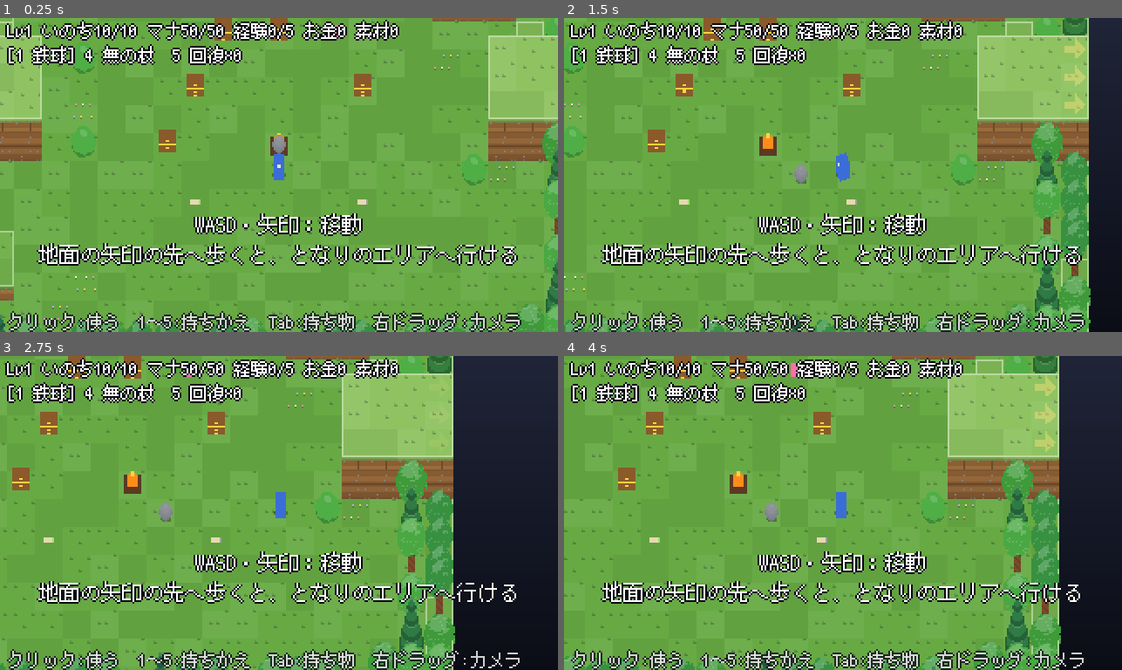
Above: before the commit, frames 1-4 (two rows, left to right).
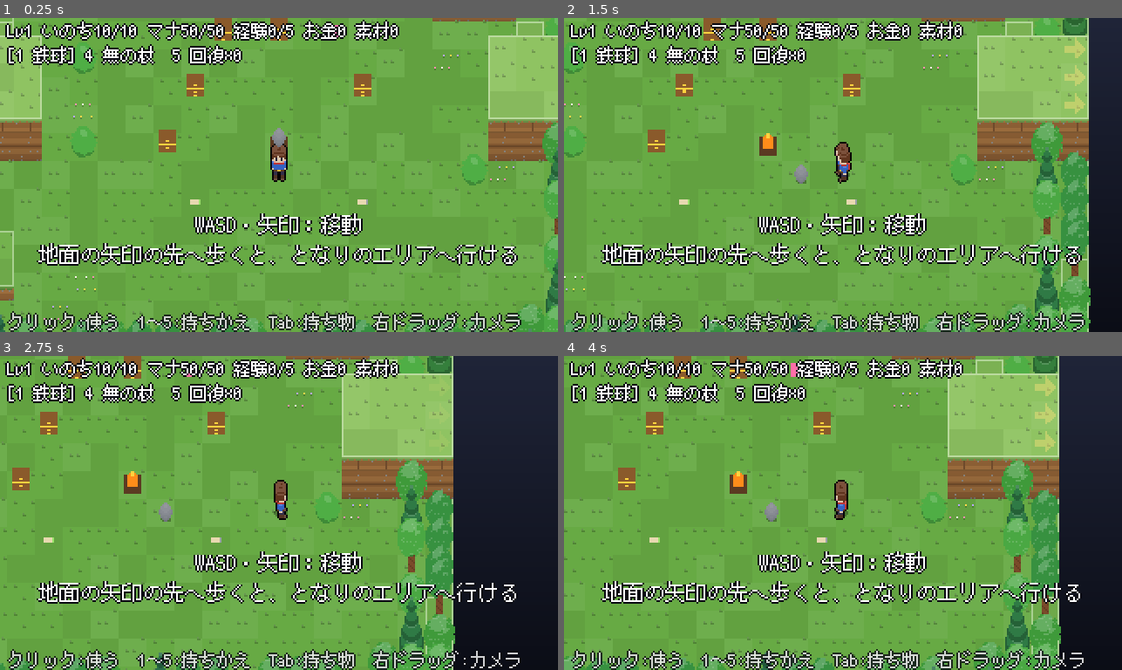
Above: after the commit, the same moments.

Repository: MiyazakiTakumi-724/dot-3d-game
Game: Godot game, scene res://scenes/field.tscn
The game is run twice, just before and just after one commit, with the same random seed, the same clock (stepped at 60 frames per second) and the same inputs.
Inputs (mouse positions are in pixels of both pictures, inside the frame that each line leads up to):
- Up to frame 1 (0.25 s): no input
- Up to frame 2 (1.5 s): tap Enter at 0.5 s; move the mouse to (965, 159) at 0.52 s; hold Right 0.53-1.25 s; tap Space at 0.6, 0.77, 1.07 s; click (965, 159) at 0.67 s; drag from (731, 190) to (815, 237) at 1.27 s
- Up to frame 3 (2.75 s): move the mouse to (334, 443) at 2.02 s; hold Right from 2.03 s (still down); tap Alt at 2.1 s; tap Space at 2.3 s
- Up to frame 4 (4 s): release Right at 2.75 s; drag from (815, 575) to (675, 465) at 2.77 s; tap Space at 3.5, 3.77, 3.8 s; move the mouse to (1010, 560) at 3.52 s; hold Left from 3.53 s (still down); tap 1 at 3.6 s

The runs differ from the first frame. In frame 1, 0.4% of the frame differs, in the area x 48-52%, y 35-53%; in frame 2, 0.3%; in frame 3, 0.3%; in frame 4, 0.3%.

Commit message:
主人公の姿をボクセルのちびキャラに作り直し、手に持つ物と防具が見えるようにする
- HeroModel を足した（14×14×18、頭の大きいちびキャラ。上の面は明るく、横は暗く）
- 剣・弓・杖（先の玉の色が杖の種類）・回復の薬を手に持った姿になり、防具を着ると胸当てと肩当てが出る
- 主人公のまわりに暗いふちを描く。しゃがむと足の分だけ体が下がる
- 鉄球は手に持つ物に選んでいる間だけ頭の上に見える（Ball.stowed）。乗せる高さを新しい姿に合わせた
- インベントリの姿は、選んでいる枠の品物を持つ
- 画面確認の引数 --gear・--hold を足した

Co-Authored-By: Claude Opus 5.5 <noreply@anthropic.com>
Claude-Session: https://claude.ai/code/session_01V8ZRqLWkvLDpNQ265CHHcT

Diff:
--- a/scripts/game/ball.gd
+++ b/scripts/game/ball.gd
@@ -1,9 +1,12 @@
 class_name Ball
 extends StackSprite
-## 鉄球の見た目。持っている間は頭の上に乗せて描く。強い鉄球は赤黒く描く。
+## 鉄球の見た目。持っていて手に持つ物に選んでいる間は、頭の上に乗せて描く（stowed の間は描かない）。強い鉄球は赤黒く描く。
 ## 落とす・拾う操作は各ステージが読む（試作1は X/Z、試作2は左クリックと歩いて拾う）。
 
-const HELD_LIFT_PX := 14.0
+const HELD_LIFT_PX := 18.0  ## 主人公（HeroModel、18段）の頭の上
+
+## true の間は、持っていても描かない（ほかの物を手に持っているとき）
+var stowed := false
 
 var rules_ball := IronBall.new()
 var player: Player
@@ -36,6 +39,7 @@
 	if shadow != shadow_radius:
 		shadow_radius = shadow
 		queue_redraw()
+	force_hidden = stowed and rules_ball.state == IronBall.State.HELD
 	if rules_ball.state == IronBall.State.HELD:
 		world_pos = player.mover.pos
 		base_height = player.mover.height
--- a/scripts/game/field.gd
+++ b/scripts/game/field.gd
@@ -335,6 +335,8 @@
 	if bow.charging and (hotbar.selected != Hotbar.Item.BOW or menu.is_open() or area_state.result != AreaState.Result.PLAYING):
 		bow.cancel()
 	player.charge = bow.rate() if bow.charging else -1.0
+	player.set_look(held_look(), run.inventory.equipment.current(Equipment.Slot.ARMOR))
+	ball.stowed = hotbar.selected != Hotbar.Item.IRON_BALL
 	if not _warm_queue.is_empty() and not is_switching():
 		Terrain.warm(_warm_queue, WARM_BUDGET_MS)
 	if is_switching():
@@ -601,6 +603,15 @@
 			_popup(e.walker.pos, e.walker.height, dmg, Color.WHITE)
 	return true
 
+## 主人公が手に持って見せる物（HeroModel）。剣・弓・杖は品物の id、回復は "heal"、鉄球は ""（頭の上に乗せる）。
+func held_look() -> String:
+	match hotbar.selected:
+		Hotbar.Item.SWORD, Hotbar.Item.BOW, Hotbar.Item.STAFF:
+			return run.inventory.equipment.current(Hotbar.WEAPON_SLOT[hotbar.selected])
+		Hotbar.Item.HEAL:
+			return "heal"
+	return ""
+
 ## 剣は左ボタンを押したままでも、振れるようになるたびに振る。
 func _hold_to_swing() -> void:
 	var held := hotbar.selected == Hotbar.Item.SWORD or hotbar.selected == Hotbar.Item.STAFF
@@ -1236,7 +1247,7 @@
 ## `-- --screenshot=path.png` で数フレーム後に画面を保存して終了する（確認用）。
 ## `--area=hills` でエリア、`--player=x,y` で位置、`--angle=0.8` でカメラ角度。`--fps` で平均FPSを出す。
 ## `--offset=dx,dy` でプレイヤーをマスの中心からずらす。`--ball=dx,dy` で鉄球をプレイヤーからずらして地面に置く。
-## `--inventory` でインベントリを開いた画面（`--inventory=stats` でステータスのページ、`--inventory=staff` で試しの杖を持って杖の欄）。`--exp=30` で経験値を足す。
+## `--gear` で試しの武器と防具を持ち、`--hold=2` で手に持つ物を選ぶ。`--inventory` でインベントリを開いた画面（`--inventory=stats` でステータスのページ、`--inventory=staff` で試しの杖を持って杖の欄）。`--exp=30` で経験値を足す。
 func _maybe_screenshot() -> void:
 	var path := ""
 	var measure_fps := false
@@ -1271,6 +1282,12 @@
 					run.inventory.equipment.gain(id)
 				menu.selected_slot = Equipment.Slot.STAFF
 			get_tree().create_timer(0.05).timeout.connect(open_inventory)
+		elif a == "--gear":
+			for id in ["sword_1", "bow_1", "staff_fire_3", "armor_1"]:
+				run.inventory.equipment.gain(id)
+			apply_stats()
+		elif a.begins_with("--hold="):
+			hotbar.select_slot(int(a.trim_prefix("--hold=")), run.inventory.equipment)
 		elif a.begins_with("--exp="):
 			run.stats.add_exp(int(a.trim_prefix("--exp=")))
 			apply_stats()
--- /dev/null
+++ b/scripts/game/hero_model.gd
@@ -0,0 +1,165 @@
+class_name HeroModel
+extends RefCounted
+## 主人公の姿（ボクセル）。頭の大きいちびキャラで、手に持つ物と防具が姿で分かる。
+## 前は +y、上は +z。体の真ん中が模型の真ん中（SIZE の半分）に来る。
+## build(手に持つ品物の id, 防具の id) で作る。持つ物：剣・弓・杖は品物の id、回復は "heal"、何も持たない（鉄球）は ""。
+
+const SIZE := Vector3i(14, 14, 18)
+
+const SKIN := Color("f4dcc0")
+const CHEEK := Color("f6a7a7")
+const EYE := Color("2a2238")
+const HAIR := Color("6b3a22")
+const TUNIC := Color("3b6dd8")
+const PANTS := Color("3a3552")
+const BOOTS := Color("5a3a28")
+const BELT := Color("6b4426")
+const GOLD := Color("e8c04a")
+const SCARF := Color("d23c3c")
+const ARMOR_COLOR := Color("aab6c6")
+const STEEL := Color("dfe6ee")
+const WOOD := Color("9a6a3a")
+const STRING := Color("eee4cc")
+const NONE_ORB := Color("c8b6ff")
+const FIRE_ORB := Color("ff7a2e")
+const POTION := Color("ff6fa8")
+
+static var _cache := {}
+
+## 姿を作る（同じ組み合わせは使い回す）。上を向いた面は明るく、横の面は暗くしてある。
+static func build(held: String, armor: String) -> VoxelModel:
+	var key := held + "|" + armor
+	if not _cache.has(key):
+		_cache[key] = _shade(raw(held, armor))
+	return _cache[key]
+
+## 影をつける前の姿。
+static func raw(held: String, armor: String) -> VoxelModel:
+	var m := VoxelModel.new()
+	m.size = SIZE
+	_body(m)
+	if armor != "":
+		_armor(m)
+	match ItemCatalog.slot(held) if ItemCatalog.exists(held) else -1:
+		Equipment.Slot.SWORD:
+			_sword(m)
+		Equipment.Slot.BOW:
+			_bow(m)
+		Equipment.Slot.STAFF:
+			_staff(m, orb_color(held))
+	if held == "heal":
+		_potion(m)
+	return m
+
+## 杖の先の玉の色（杖の種類で決まる）。
+static func orb_color(staff_id: String) -> Color:
+	if staff_id.begins_with("staff_fire"):
+		return FIRE_ORB
+	return NONE_ORB
+
+static func _fill(m: VoxelModel, from: Vector3i, to: Vector3i, c: Color) -> void:
+	for z in range(from.z, to.z + 1):
+		for y in range(from.y, to.y + 1):
+			for x in range(from.x, to.x + 1):
+				m.set_voxel(Vector3i(x, y, z), c)
+
+static func _clear(m: VoxelModel, p: Vector3i) -> void:
+	m.set_voxel(p, Color(0, 0, 0, 0))
+
+static func _body(m: VoxelModel) -> void:
+	# 足（くつは前へ少し出す）とズボン
+	for lx in [4, 8]:
+		_fill(m, Vector3i(lx, 6, 0), Vector3i(lx + 1, 8, 1), BOOTS)
+		m.set_voxel(Vector3i(lx, 9, 0), BOOTS)
+		m.set_voxel(Vector3i(lx + 1, 9, 0), BOOTS)
+		_fill(m, Vector3i(lx, 6, 2), Vector3i(lx + 1, 8, 3), PANTS)
+	# 胴（服）とベルト
+	_fill(m, Vector3i(4, 5, 4), Vector3i(9, 8, 8), TUNIC)
+	_fill(m, Vector3i(4, 5, 4), Vector3i(9, 8, 4), BELT)
+	m.set_voxel(Vector3i(6, 8, 4), GOLD)
+	m.set_voxel(Vector3i(7, 8, 4), GOLD)
+	# 腕（そで）と手
+	for ax in [3, 10]:
+		_fill(m, Vector3i(ax, 6, 5), Vector3i(ax, 7, 8), TUNIC)
+		_fill(m, Vector3i(ax, 6, 4), Vector3i(ax, 7, 4), SKIN)
+	# 首のマフラー（後ろに垂れる）
+	_fill(m, Vector3i(4, 5, 8), Vector3i(9, 8, 8), SCARF)
+	_fill(m, Vector3i(8, 4, 5), Vector3i(9, 4, 8), SCARF)
+	# 頭（大きめ）
+	_fill(m, Vector3i(3, 4, 9), Vector3i(10, 9, 15), SKIN)
+	# 髪：てっぺん、後ろ、横、前髪
+	_fill(m, Vector3i(3, 4, 14), Vector3i(10, 9, 15), HAIR)
+	_fill(m, Vector3i(3, 4, 10), Vector3i(10, 5, 15), HAIR)
+	_fill(m, Vector3i(3, 4, 11), Vector3i(3, 9, 15), HAIR)
+	_fill(m, Vector3i(10, 4, 11), Vector3i(10, 9, 15), HAIR)
+	for bx in [4, 5, 7, 8, 9]:
+		m.set_voxel(Vector3i(bx, 9, 13), HAIR)
+	_fill(m, Vector3i(6, 6, 16), Vector3i(7, 7, 16), HAIR)  # アホ毛
+	m.set_voxel(Vector3i(7, 7, 17), HAIR)
+	# 頭の角を落として丸くする（縦の4つの角と、てっぺん・あごのふち）
+	for z in range(9, 16):
+		for c in [Vector2i(3, 4), Vector2i(10, 4), Vector2i(3, 9), Vector2i(10, 9)]:
+			_clear(m, Vector3i(c.x, c.y, z))
+	for z in [9, 15]:
+		for x in range(3, 11):
+			_clear(m, Vector3i(x, 4, z))
+			_clear(m, Vector3i(x, 9, z))
+		for y in range(4, 10):
+			_clear(m, Vector3i(3, y, z))
+			_clear(m, Vector3i(10, y, z))
+	# 目とほお
+	for ex in [5, 8]:
+		_fill(m, Vector3i(ex, 9, 11), Vector3i(ex, 9, 12), EYE)
+	m.set_voxel(Vector3i(4, 9, 10), CHEEK)
+	m.set_voxel(Vector3i(9, 9, 10), CHEEK)
+
+static func _armor(m: VoxelModel) -> void:
+	# 胸当てと肩当て
+	_fill(m, Vector3i(4, 8, 5), Vector3i(9, 8, 7), ARMOR_COLOR)
+	_fill(m, Vector3i(4, 5, 5), Vector3i(4, 8, 7), ARMOR_COLOR)
+	_fill(m, Vector3i(9, 5, 5), Vector3i(9, 8, 7), ARMOR_COLOR)
+	for ax in [3, 10]:
+		_fill(m, Vector3i(ax, 5, 8), Vector3i(ax, 8, 8), ARMOR_COLOR)
+
+## 剣：右手に持ち、前へ突き出す。
+static func _sword(m: VoxelModel) -> void:
+	_fill(m, Vector3i(11, 6, 5), Vector3i(11, 7, 5), BELT)  # 柄
+	_fill(m, Vector3i(10, 8, 5), Vector3i(12, 8, 5), GOLD)  # つば
+	_fill(m, Vector3i(11, 9, 5), Vector3i(11, 13, 5), STEEL)  # 刃
+
+## 弓：両手で前に構える（上から見て弧が見えるように、横に寝かせる）。
+static func _bow(m: VoxelModel) -> void:
+	var limb := [Vector2i(1, 10), Vector2i(2, 11), Vector2i(3, 12), Vector2i(4, 12), Vector2i(5, 13), Vector2i(6, 13),
+		Vector2i(7, 13), Vector2i(8, 13), Vector2i(9, 12), Vector2i(10, 12), Vector2i(11, 11), Vector2i(12, 10)]
+	for p: Vector2i in limb:
+		_fill(m, Vector3i(p.x, p.y, 5), Vector3i(p.x, p.y, 6), WOOD)
+	_fill(m, Vector3i(2, 10, 6), Vector3i(11, 10, 6), STRING)
+	# 両手を前へ
+	for ax in [3, 10]:
+		_fill(m, Vector3i(ax, 8, 5), Vector3i(ax, 9, 5), SKIN)
+
+## 杖：右手で立てて持つ。先の玉の色で杖の種類が分かる。
+static func _staff(m: VoxelModel, orb: Color) -> void:
+	_fill(m, Vector3i(11, 8, 1), Vector3i(11, 8, 13), WOOD)
+	_fill(m, Vector3i(10, 8, 15), Vector3i(12, 8, 15), orb)
+	_fill(m, Vector3i(11, 7, 14), Vector3i(11, 9, 16), orb)
+	m.set_voxel(Vector3i(11, 8, 15), orb.lightened(0.5))
+
+## 回復の薬：右手に持つ。
+static func _potion(m: VoxelModel) -> void:
+	_fill(m, Vector3i(11, 7, 4), Vector3i(12, 8, 6), POTION)
+	m.set_voxel(Vector3i(11, 7, 7), BELT)
+
+## 上が空いているボクセル（上を向いた面）は明るく、ほかは少し暗くする。
+static func _shade(src: VoxelModel) -> VoxelModel:
+	var m := VoxelModel.new()
+	m.size = src.size
+	for z in src.size.z:
+		for y in src.size.y:
+			for x in src.size.x:
+				var c := src.get_voxel(Vector3i(x, y, z))
+				if c.a <= 0.0:
+					continue
+				var top := src.get_voxel(Vector3i(x, y, z + 1)).a <= 0.0
+				m.set_voxel(Vector3i(x, y, z), c.lightened(0.12) if top else c.darkened(0.1))
+	return m
--- a/scripts/game/inventory_menu.gd
+++ b/scripts/game/inventory_menu.gd
@@ -72,7 +72,7 @@
 	_portrait.camera = _portrait_cam
 	_portrait.always_redraw = true
 	_portrait.shadow_radius = 4.0
-	_portrait.set_model(Player.body_model())
+	_portrait.set_model(HeroModel.build("", ""))
 	holder.add_child(_portrait)
 	# 左に武器、右に防具の枠
 	for i in Equipment.WEAPONS.size():
@@ -216,8 +216,18 @@
 				var on: bool = settings.easy_mode == easy
 				_difficulty_buttons[easy].text = ("● " if on else "○ ") + ("簡単" if easy else "普通")
 
+## 主人公の姿に出す物：[手に持つ物, 防具]。剣・弓・杖の枠を選んでいるときは、その枠の品物を持たせる。
+func portrait_look() -> Array:
+	var eq := run.inventory.equipment
+	var held := ""
+	if selected_slot in [Equipment.Slot.SWORD, Equipment.Slot.BOW, Equipment.Slot.STAFF]:
+		held = eq.current(selected_slot)
+	return [held, eq.current(Equipment.Slot.ARMOR)]
+
 func _refresh_equip() -> void:
 	var eq := run.inventory.equipment
+	var look := portrait_look()
+	_portrait.set_model(HeroModel.build(look[0], look[1]))
 	for slot in _slot_buttons:
 		var b: Button = _slot_buttons[slot]
 		b.text = weapon_label(slot, eq.current(slot))
--- a/scripts/game/player.gd
+++ b/scripts/game/player.gd
@@ -26,7 +26,11 @@
 var can_crouch := false
 var crouching := false
 const CROUCH_SPEED := 0.5
-const CROUCH_HIDE_LAYERS := 4  ## しゃがむと上の輪切りをこれだけ描かない
+const CROUCH_HIDE_LAYERS := 4  ## しゃがむと下の輪切り（足）をこれだけ描かず、体を下げる
+const OUTLINE_COLOR := Color(0.09, 0.07, 0.12)  ## 体のまわりのふち（草の上でも見分けやすく）
+## 今の姿（手に持つ物と防具）。set_look で変える
+var held_look := ""
+var armor_look := ""
 ## 回転斬りの見た目
 var _spin_t := 0.0
 ## 弓のチャージ率（0.3〜1.0）。溜めていなければ負。頭の上にバーを出す
@@ -50,16 +54,16 @@
 	sort_by_cell = true
 	always_redraw = true  # 向きが変わる
 	shadow_radius = 4.0
-	set_model(body_model())
+	set_model(HeroModel.build(held_look, armor_look))
 	_sync()
 
-## 主人公の形。インベントリ画面の姿にも使う。
-static func body_model() -> VoxelModel:
-	var m := VoxelModel.box(Vector3i(6, 6, 10), Color("3b6dd8"))
-	for y in 2:  # 顔の向きが分かるように前側に目印
-		for x in 2:
-			m.set_voxel(Vector3i(2 + x, 5, 7 + y), Color("f4e1c1"))
-	return m
+## 姿を変える（手に持つ物の品物 id と防具の id。HeroModel.build）。同じなら何もしない。
+func set_look(held: String, armor: String) -> void:
+	if held == held_look and armor == armor_look:
+		return
+	held_look = held
+	armor_look = armor
+	set_model(HeroModel.build(held, armor))
 
 ## amount のダメージを受ける。無敵の間は受けない。受けたら true。
 func take_hit(amount := 1) -> bool:
@@ -157,10 +161,17 @@
 	# 向いている方向の目印が回るよう、モデルの「前」(+y) を facing に合わせる
 	var face_angle := mover.facing.angle() - PI / 2
 	_draw_shadow()
-	var n := _layers.size() - (CROUCH_HIDE_LAYERS if crouching else 0)
-	for i in n:
+	var skip := CROUCH_HIDE_LAYERS if crouching else 0
+	var rot := face_angle - camera.angle
+	# 先に全部の輪切りを上下左右へ1pxずらして暗い色で描き、ふちにする
+	for i in range(skip, _layers.size()):
 		var t := _layers[i]
-		draw_set_transform(Vector2(0, -i), face_angle - camera.angle, Vector2.ONE)
+		for off in [Vector2.LEFT, Vector2.RIGHT, Vector2.UP, Vector2.DOWN]:
+			draw_set_transform(Vector2(0, skip - i) + off, rot, Vector2.ONE)
+			draw_texture(t, -t.get_size() * 0.5, OUTLINE_COLOR)
+	for i in range(skip, _layers.size()):
+		var t := _layers[i]
+		draw_set_transform(Vector2(0, skip - i), rot, Vector2.ONE)
 		draw_texture(t, -t.get_size() * 0.5)
 	draw_set_transform(Vector2.ZERO, 0.0, Vector2.ONE)
 	if _swing_t > 0.0:
@@ -171,7 +182,7 @@
 	if _spin_t > 0.0:
 		draw_arc(Vector2(0, -4), 16.0, 0.0, TAU, 20, Color(1, 1, 1, 0.9), 2.0)
 	if charge >= 0.0:
-		var y := -_layers.size() - 24.0  # 頭の上の鉄球よりさらに上
+		var y := -_layers.size() - 4.0  # 頭の上（弓を持っている間は、鉄球は頭に乗せていない）
 		var k := (charge - Bow.MIN_RATE) / (1.0 - Bow.MIN_RATE)
 		draw_rect(Rect2(-7, y, 14, 3), Color(0.05, 0.05, 0.08))
 		draw_rect(Rect2(-6, y + 1, 12.0 * k, 1), Color("ffd23f") if k >= 1.0 else Color("e8d9b0"))
--- a/tests/test_field.gd
+++ b/tests/test_field.gd
@@ -753,3 +753,30 @@
 	assert_true(f.settings.easy_mode)
 	f.hurt_player(4)
 	assert_eq(f.player.hp, 8)
+
+## 主人公の姿は、手に持つ物と防具で変わる。鉄球は、手に持つ物に選んでいる間だけ頭の上に見える
+func test_hero_look_follows_held_item():
+	var eq: Equipment = f.run.inventory.equipment
+	f._process(0.016)
+	assert_eq(f.player.held_look, "")
+	assert_false(f.ball.stowed)
+	assert_true(f.hotbar.select_slot(4, eq))
+	f._process(0.016)
+	assert_eq(f.player.held_look, "staff_none_1")
+	assert_true(f.ball.stowed)
+	eq.gain("sword_1")
+	eq.gain("armor_1")
+	assert_true(f.hotbar.select_slot(2, eq))
+	f._process(0.016)
+	assert_eq([f.player.held_look, f.player.armor_look], ["sword_1", "armor_1"])
+	assert_same(f.player._layers, HeroModel.build("sword_1", "armor_1").textures())
+
+## インベントリの姿は、選んでいる枠の品物を持つ
+func test_portrait_holds_selected_slot_item():
+	f.run.inventory.equipment.gain("staff_fire_3")
+	f.run.inventory.equipment.equip("staff_fire_3")
+	f.open_inventory()
+	f.menu.select_slot(Equipment.Slot.STAFF)
+	assert_eq(f.menu.portrait_look(), ["staff_fire_3", ""])
+	f.menu.select_slot(Equipment.Slot.BALL)
+	assert_eq(f.menu.portrait_look(), ["", ""])
--- /dev/null
+++ b/tests/test_hero_model.gd
@@ -0,0 +1,59 @@
+extends GutTest
+## 主人公のモデル（HeroModel）。手に持つ物と防具が、姿で分かる。
+
+func _count(m: VoxelModel, c: Color) -> int:
+	var n := 0
+	for z in m.size.z:
+		for y in m.size.y:
+			for x in m.size.x:
+				if m.get_voxel(Vector3i(x, y, z)).is_equal_approx(c):
+					n += 1
+	return n
+
+func _front_most(m: VoxelModel) -> int:
+	var best := -1
+	for z in m.size.z:
+		for y in m.size.y:
+			for x in m.size.x:
+				if m.get_voxel(Vector3i(x, y, z)).a > 0.0:
+					best = maxi(best, y)
+	return best
+
+func _top_most(m: VoxelModel) -> int:
+	var best := -1
+	for z in m.size.z:
+		for y in m.size.y:
+			for x in m.size.x:
+				if m.get_voxel(Vector3i(x, y, z)).a > 0.0:
+					best = maxi(best, z)
+	return best
+
+## どの姿も同じ大きさ（輪切りの数が変わらないので、上に出す鉄球やバーの位置がずれない）。大きさは偶数で、真ん中が体の真ん中
+func test_same_size_for_all_looks():
+	for held in ["", "sword_1", "bow_1", "staff_none_1", "staff_fire_9", "heal"]:
+		var m := HeroModel.build(held, "")
+		assert_eq(m.size, HeroModel.SIZE, held)
+	assert_eq(HeroModel.SIZE.x % 2, 0)
+	assert_eq(HeroModel.SIZE.y % 2, 0)
+
+## 剣は前（+y）へ突き出していて、何も持たないときより前まである
+func test_sword_points_forward():
+	assert_gt(_front_most(HeroModel.build("sword_1", "")), _front_most(HeroModel.build("", "")))
+
+## 杖は頭の横に、頭のてっぺんの高さまで立っていて、先の玉の色が杖の種類で違う
+func test_staff_stands_up_with_colored_orb():
+	var tip := Vector3i(11, 8, 16)
+	assert_eq(HeroModel.raw("", "").get_voxel(tip).a, 0.0)
+	assert_eq(HeroModel.raw("staff_none_1", "").get_voxel(tip), HeroModel.NONE_ORB)
+	assert_eq(HeroModel.raw("staff_fire_3", "").get_voxel(tip), HeroModel.FIRE_ORB)
+	assert_eq(HeroModel.orb_color("staff_fire_9"), HeroModel.FIRE_ORB)
+
+## 防具を着ると、胸に鎧の色が出る
+func test_armor_shows_on_body():
+	assert_eq(_count(HeroModel.build("", ""), HeroModel.ARMOR_COLOR), 0)
+	assert_gt(_count(HeroModel.raw("", "armor_1"), HeroModel.ARMOR_COLOR), 0)
+
+## 同じ姿は作り直さずに使い回す（輪切りの画像を共有する）
+func test_same_look_is_cached():
+	assert_same(HeroModel.build("bow_1", "armor_1"), HeroModel.build("bow_1", "armor_1"))
+	assert_ne(HeroModel.build("bow_1", ""), HeroModel.build("bow_1", "armor_1"))
Not shown, added: scripts/game/hero_model.gd.uid
Not shown, added: tests/test_hero_model.gd.uid
Not shown, changed: CLAUDE.md
Not shown, changed: docs/design.md
